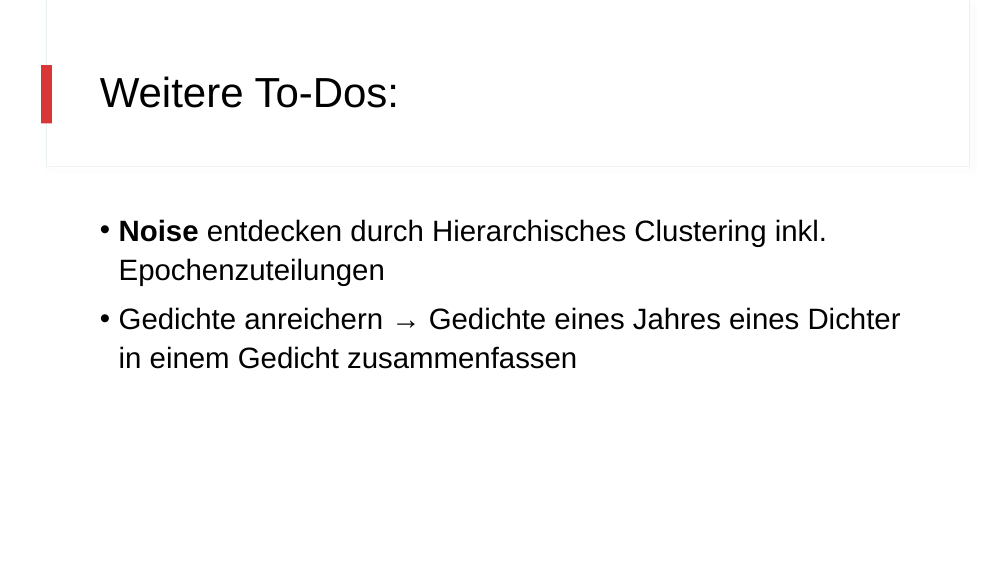
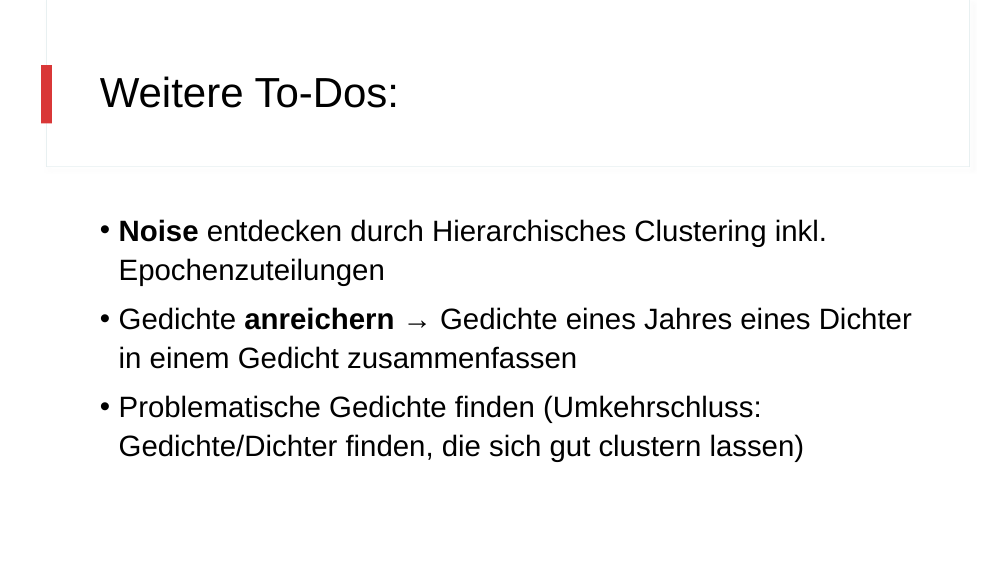
Before and after one commit to realjanpaulus/clusterpoems, a slide deck: slide 25 of literature & presentation/clustering_presentation.pptx (slide 21 before the commit). Drawn at 1008x567 pixels with LibreOffice and Linux fonts; fonts in the diff are those of the drawing. Boxes give left, top, right and bottom in pixels: in the first picture for what was removed or moved away, otherwise in the second. Text is boxed around its words. In the diff, an @@ line names an element or a change of style, - is before the commit and + after.

```diff
--- a/literature & presentation/clustering_presentation.pptx
+++ b/literature & presentation/clustering_presentation.pptx
@@ text at (x1=119, y1=307, x2=912, y2=369): bold on in "anreichern" @@
@@ text at (x1=119, y1=395, x2=805, y2=462): paragraph added @@
+• Problematische Gedichte finden (Umkehrschluss: Gedichte/Dichter finden, die sich gut clustern lassen)
```
Also in this commit, not shown: 6 other slides changed, 5 slides added, 3 slides removed, 24 other files.
